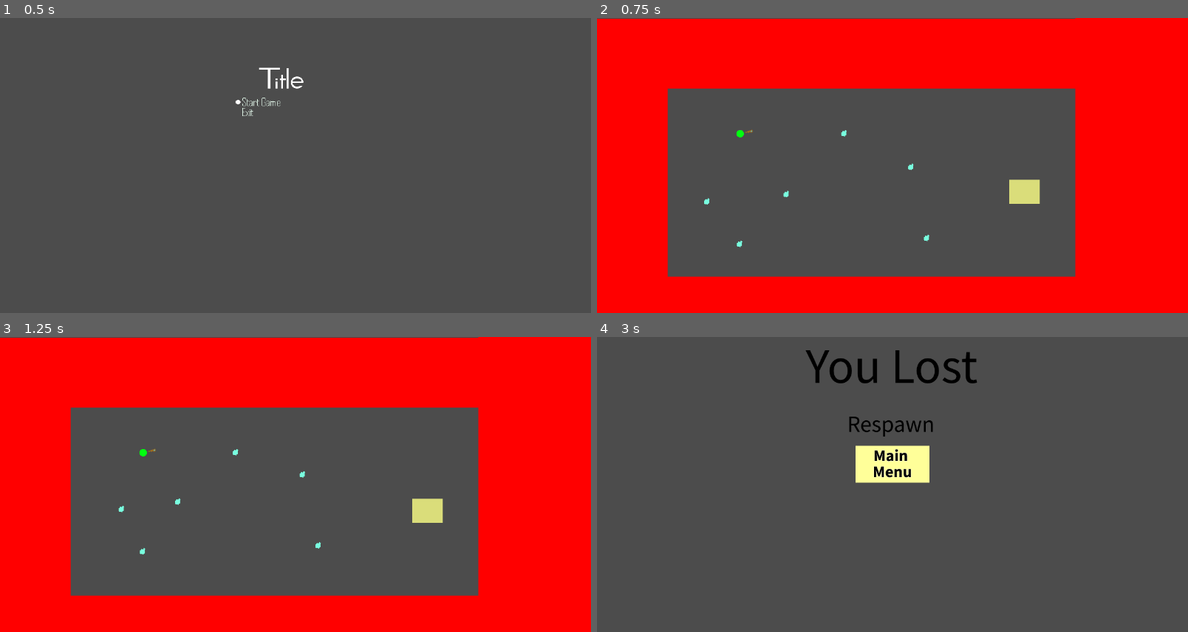
Above: before the commit, frames 1-4 (two rows, left to right).
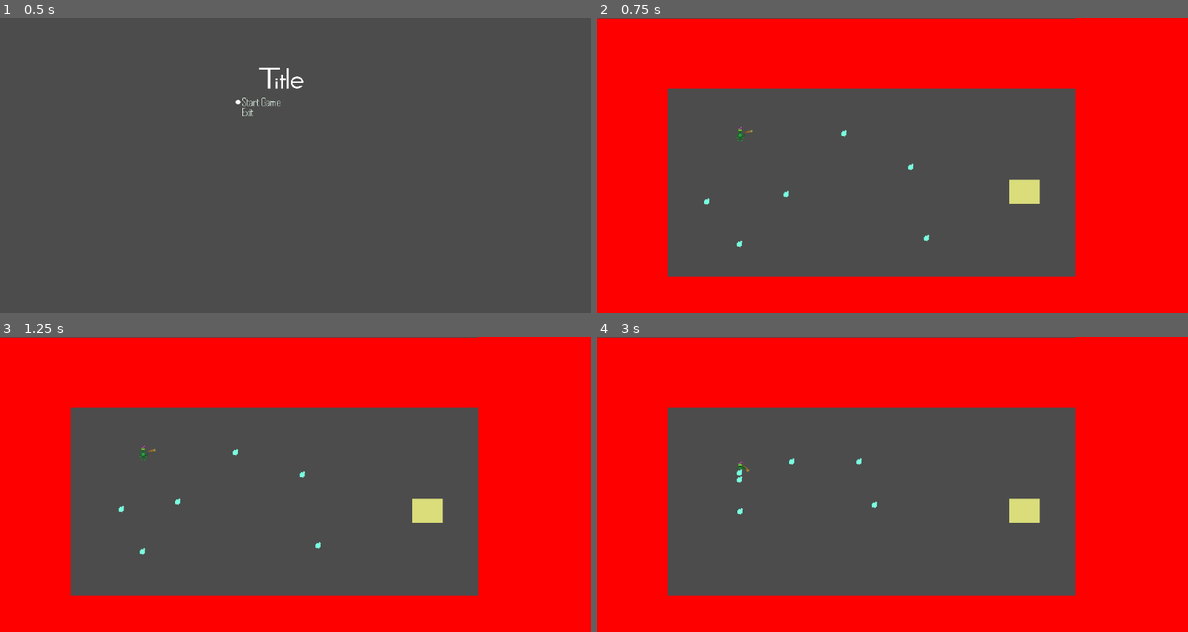
Above: after the commit, the same moments.

Repository: bentuttle2000/Game-Jam-F2021-2pm
Game: Godot game, scene res://Stages/StartScreen.tscn
Same seed, same stepped clock (60 frames per second), same inputs: the game is played once before the commit and once after it.
Inputs (mouse positions are in pixels of both pictures, inside the frame that each line leads up to):
- Up to frame 1 (0.5 s): no input
- Up to frame 2 (0.75 s): click (892, 100) at 0.5 s
- Up to frame 3 (1.25 s): no input
- Up to frame 4 (3 s): move the mouse to (1022, 469) at 1.27 s; press the mouse at (1022, 469) at 1.28 s; hold D (ui_right) 1.28-2.03 s; move the mouse to (774, 499) at 2.02 s; release the mouse at (774, 499) at 2.03 s; hold S (ui_down) 2.03-2.78 s; click (774, 499) at 2.1 s; move the mouse to (951, 419) at 2.77 s; hold D (ui_right) from 2.78 s (still down); hold E (use_action) from 2.78 s (still down)

Frame 1 is identical in both runs. In frame 2, less than 0.1% of the frame differs, in the area x 23-26%, y 36-42%; in frame 3, less than 0.1%; in frame 4, 58%, in the area x 0-100%, y 0-100%.

Commit message:
Player Sprite

Diff:
--- a/GameJam/Objects/Player.gd
+++ b/GameJam/Objects/Player.gd
@@ -19,39 +19,49 @@
 const chargeRate = .025;
 const chargeMax = 2.0;
 
+var isDead = false
+
 func _process(delta):
 	#aim wand at mouse
-	get_child(0).look_at(get_global_mouse_position());
+	if !isDead:
+		get_child(0).look_at(get_global_mouse_position());
 
 	#if holding attack button, charge. fire on release
-	if Input.is_action_pressed("left_click"):
-		_charge();
-	elif curState == STATE.CHARGING:
-		_fire();
+		if Input.is_action_pressed("left_click"):
+			_charge();
+		elif curState == STATE.CHARGING:
+			_fire();
 
-	if (curState != STATE.CHARGING && curState != STATE.FIRING):
-		_move();
+		if (curState != STATE.CHARGING && curState != STATE.FIRING):
+			_move();
 
-	if get_slide_count() > 0:
-			for i in range(get_slide_count()):
-				if "Enemy" in get_slide_collision(i).collider.name:
-					dead();
+		if get_slide_count() > 0:
+				for i in range(get_slide_count()):
+					if "Enemy" in get_slide_collision(i).collider.name:
+						isDead = true
+						dead();
 
 #function called every pass that will move the player based on keyboard input
 #written by Ben Tuttle
 func _move():
 	#check if moving x direction
 	if Input.is_action_pressed("ui_right"):
+		$AnimatedSprite.flip_h = false
+		$AnimatedSprite.play("IdleRight")
 		moveX = DIR.RIGHT;
 	elif Input.is_action_pressed("ui_left"):
+		$AnimatedSprite.flip_h = true
+		$AnimatedSprite.play("IdleRight")
 		moveX = DIR.LEFT;
 	else:
 		moveX = DIR.NULL;
 
 	#check if moving y direction
 	if Input.is_action_pressed("ui_down"):
+		$AnimatedSprite.play("IdleDown")
 		moveY = DIR.DOWN;
 	elif Input.is_action_pressed("ui_up"):
+		$AnimatedSprite.play("IdleUp")
 		moveY = DIR.UP;
 	else:
 		moveY = DIR.NULL;
@@ -104,7 +114,8 @@
 
 
 func dead():
-	get_tree().change_scene("res://Stages/LoseScreen.tscn")
+	$Timer.start()
+	$AnimatedSprite.play("Dead")
 
 #----Set active parameters for player physics which are rendered inactive upon entering dialogue----#
 #-Nick Mineo-#
@@ -112,3 +123,7 @@
 	set_physics_process(active)
 	set_process(active)
 	set_process_input(active)
+
+
+func _on_Timer_timeout():
+	get_tree().change_scene("res://Stages/LoseScreen.tscn")
--- a/GameJam/Objects/Player.tscn
+++ b/GameJam/Objects/Player.tscn
@@ -1,20 +1,56 @@
-[gd_scene load_steps=5 format=2]
+[gd_scene load_steps=13 format=2]
 
-[ext_resource path="res://Assets/Player.png" type="Texture" id=1]
+[ext_resource path="res://Assets/player Sprites/lizardwizard_1.png" type="Texture" id=1]
 [ext_resource path="res://Objects/Player.gd" type="Script" id=2]
 [ext_resource path="res://Objects/Wand.tscn" type="PackedScene" id=3]
+[ext_resource path="res://Assets/player Sprites/lizardwizard_2.png" type="Texture" id=4]
+[ext_resource path="res://Assets/player Sprites/lizardwizard_0.png" type="Texture" id=5]
+[ext_resource path="res://Assets/player Sprites/playerDeath_0.png" type="Texture" id=6]
+[ext_resource path="res://Assets/player Sprites/playerDeath_1.png" type="Texture" id=7]
+[ext_resource path="res://Assets/player Sprites/playerDeath_4.png" type="Texture" id=8]
+[ext_resource path="res://Assets/player Sprites/playerDeath_3.png" type="Texture" id=9]
+[ext_resource path="res://Assets/player Sprites/playerDeath_2.png" type="Texture" id=10]
 
-[sub_resource type="CircleShape2D" id=1]
-radius = 8.517
+[sub_resource type="RectangleShape2D" id=1]
+extents = Vector2( 10.1725, 15.6982 )
+
+[sub_resource type="SpriteFrames" id=2]
+animations = [ {
+"frames": [ ExtResource( 1 ) ],
+"loop": true,
+"name": "IdleUp",
+"speed": 5.0
+}, {
+"frames": [ ExtResource( 5 ) ],
+"loop": true,
+"name": "IdleDown",
+"speed": 5.0
+}, {
+"frames": [ ExtResource( 4 ) ],
+"loop": true,
+"name": "IdleRight",
+"speed": 5.0
+}, {
+"frames": [ ExtResource( 6 ), ExtResource( 7 ), ExtResource( 10 ), ExtResource( 9 ), ExtResource( 8 ) ],
+"loop": false,
+"name": "Dead",
+"speed": 12.0
+} ]
 
 [node name="Player" type="KinematicBody2D"]
 script = ExtResource( 2 )
 
 [node name="Wand" parent="." instance=ExtResource( 3 )]
 
-[node name="Sprite" type="Sprite" parent="."]
-texture = ExtResource( 1 )
-
 [node name="CollisionShape2D" type="CollisionShape2D" parent="."]
 position = Vector2( 0.198425, 0 )
 shape = SubResource( 1 )
+
+[node name="AnimatedSprite" type="AnimatedSprite" parent="."]
+frames = SubResource( 2 )
+animation = "IdleDown"
+
+[node name="Timer" type="Timer" parent="."]
+wait_time = 0.5
+
+[connection signal="timeout" from="Timer" to="." method="_on_Timer_timeout"]
Binary file added: GameJam/Assets/player Sprites/lizardwizard_0.png
Not shown, added: GameJam/Assets/player Sprites/lizardwizard_0.png.import
Binary file added: GameJam/Assets/player Sprites/lizardwizard_1.png
Not shown, added: GameJam/Assets/player Sprites/lizardwizard_1.png.import
Binary file added: GameJam/Assets/player Sprites/lizardwizard_2.png
Not shown, added: GameJam/Assets/player Sprites/lizardwizard_2.png.import
Binary file added: GameJam/Assets/player Sprites/playerDeath_0.png
Not shown, added: GameJam/Assets/player Sprites/playerDeath_0.png.import
Binary file added: GameJam/Assets/player Sprites/playerDeath_1.png
Not shown, added: GameJam/Assets/player Sprites/playerDeath_1.png.import
Binary file added: GameJam/Assets/player Sprites/playerDeath_2.png
Not shown, added: GameJam/Assets/player Sprites/playerDeath_2.png.import
(and 4 more such lines)
